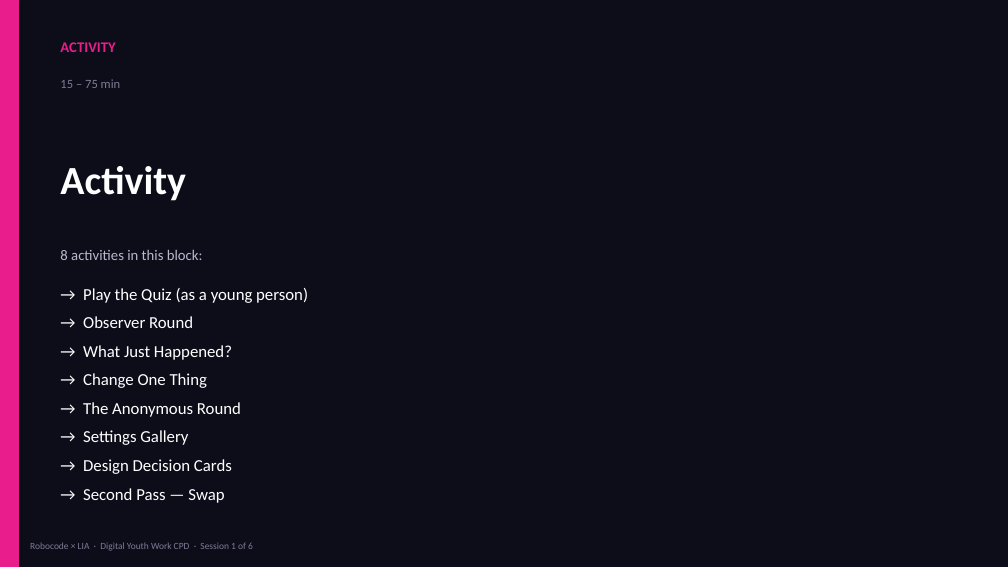
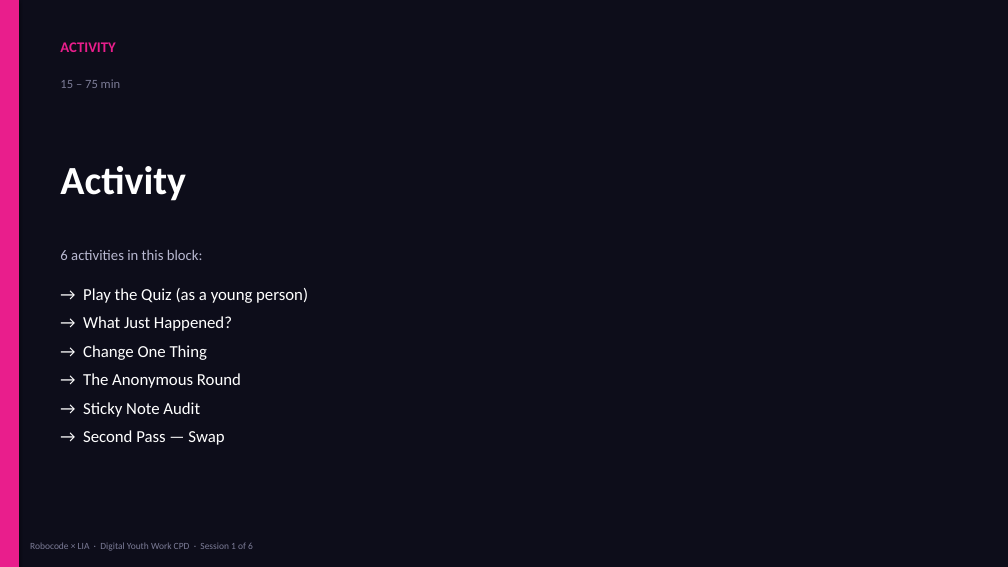
Before and after one commit to bh1ff/cpd-v2, a slide deck: slide 9 of assets/downloads/Session-1-What-Is-Digital-Youth-Work.pptx. Drawn at 1008x567 pixels with LibreOffice and Linux fonts; fonts in the diff are those of the drawing. Boxes give left, top, right and bottom in pixels: in the first picture for what was removed or moved away, otherwise in the second. Text is boxed around its words. In the diff, an @@ line names an element or a change of style, - is before the commit and + after.

```diff
--- a/assets/downloads/Session-1-What-Is-Digital-Youth-Work.pptx
+++ b/assets/downloads/Session-1-What-Is-Digital-Youth-Work.pptx
@@ text at [60,250,203,260]: text changed @@
-8 activities in this block:
+6 activities in this block:
@@ text at [83,316,193,328]: paragraph removed @@
-→ Observer Round
@@ text at [83,402,200,417]: text changed @@
-→ Settings Gallery
-→ Design Decision Cards
+→ Sticky Note Audit
```
Also in this commit, not shown: 24 other slides changed, 1 slide added, 3 slides removed, 4 other files.
